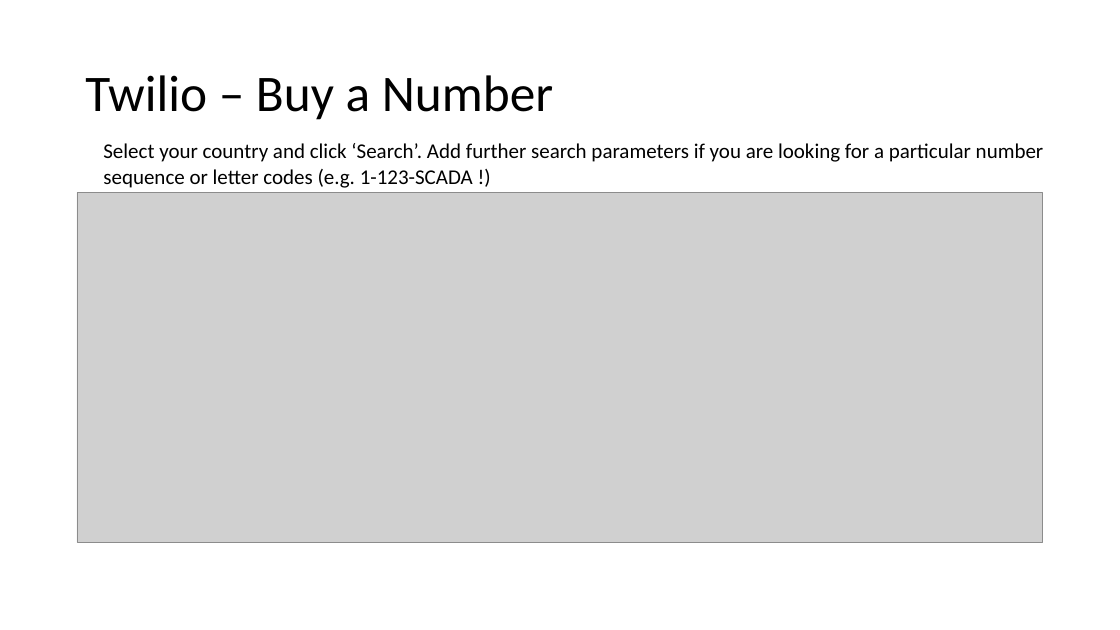
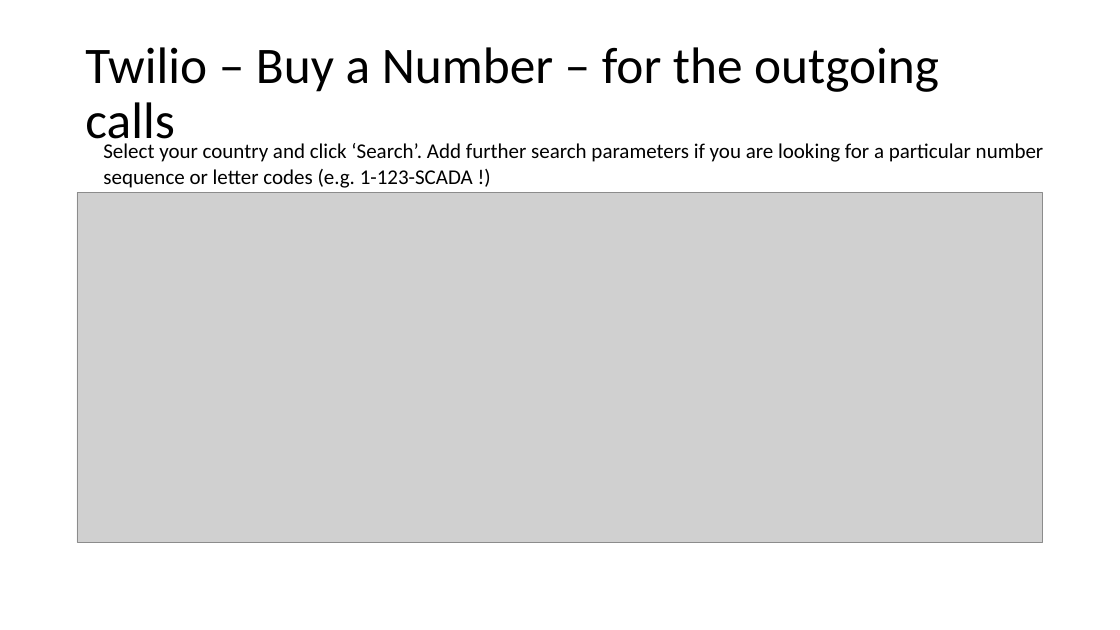
Before and after one commit to ClearSCADA/notify, a slide deck: slide 10 of NotifyDemo Description.pptx. Drawn at 1120x630 pixels with LibreOffice and Linux fonts; fonts in the diff are those of the drawing; grey boxes stand for pictures. Boxes give left, top, right and bottom in pixels: in the first picture for what was removed or moved away, otherwise in the second. Text is boxed around its words. In the diff, an @@ line names an element or a change of style, - is before the commit and + after.

Commit message:
Add Twilio flow advice
Add Twilio flow advice in powerpoint and JSON file for import

```diff
--- a/NotifyDemo Description.pptx
+++ b/NotifyDemo Description.pptx
@@ title at box(85, 47, 939, 151): text changed @@
-Twilio – Buy a Number
+Twilio – Buy a Number – for the outgoing calls
```
Also in this commit, not shown: 6 other slides changed, 1 other file.
